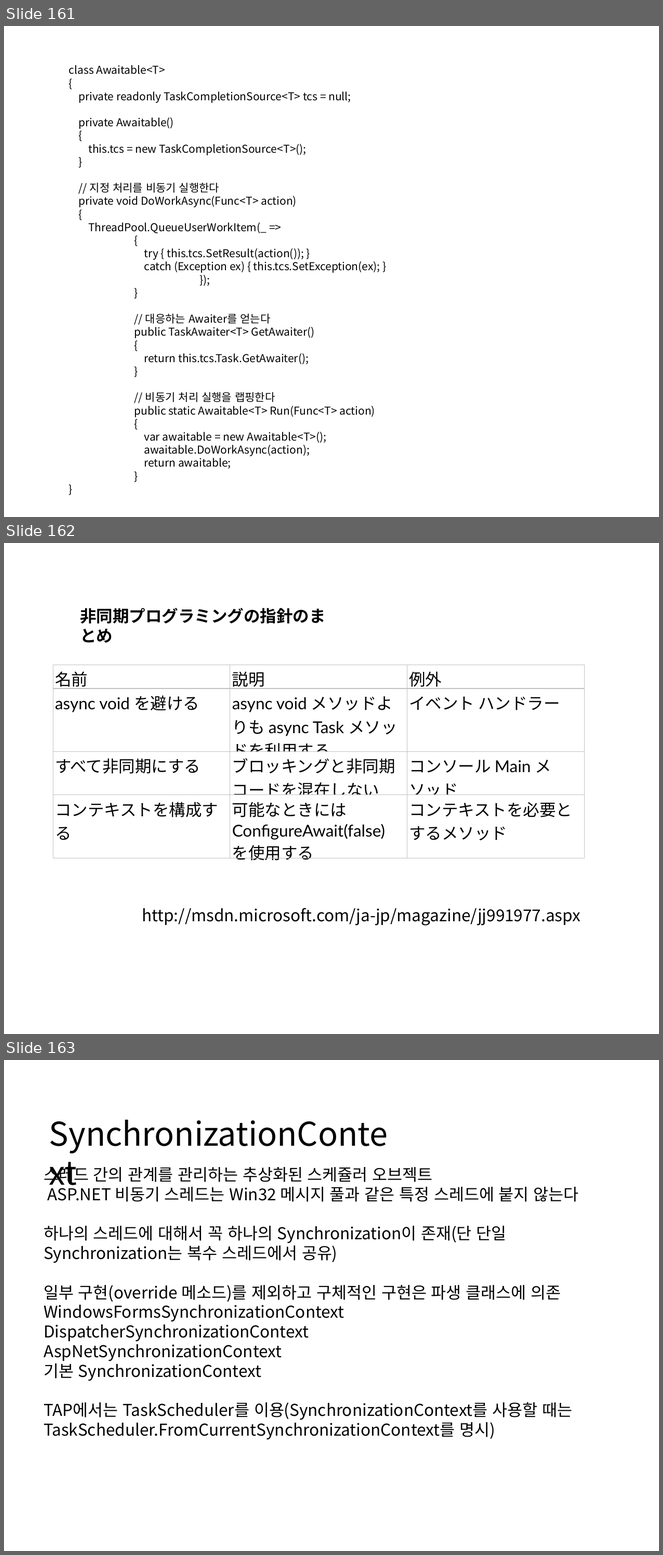
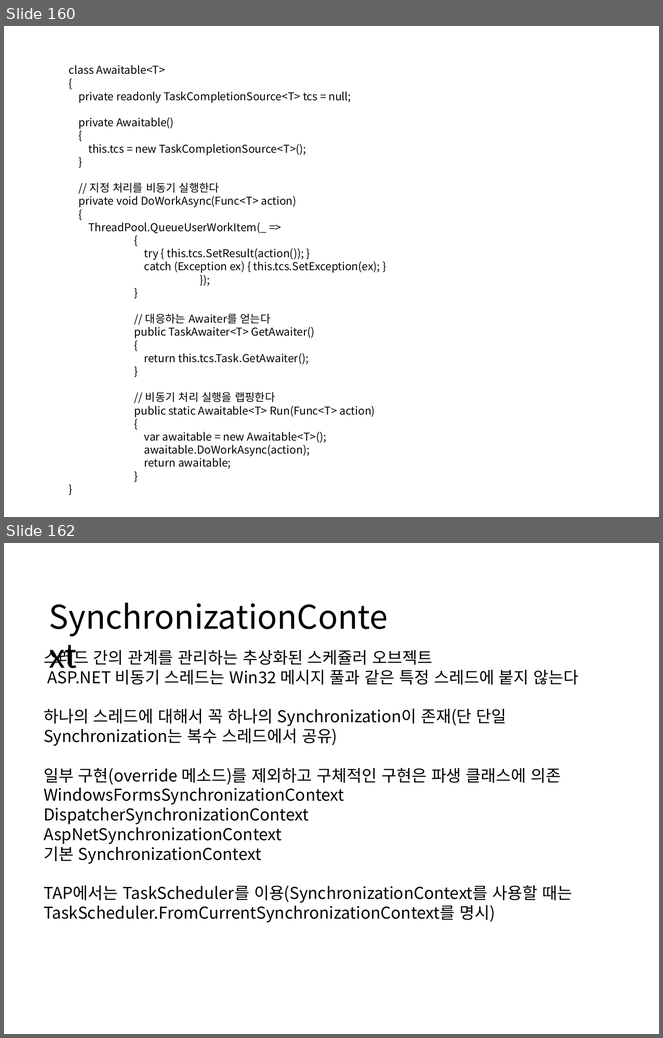
Before and after one commit to cuongdodinh/CSharp-Beginners-Guide, a slide deck: 닷넷 병렬 프로그래밍의 모든 것.pptx. Shown one above the other, each under a label of ours: slides 161, 162 and 163 before the commit, slides 160 and 162 after it; the slides between them are not shown. The pictures are 663x1555 and 663x1038 pixels, drawn with LibreOffice and Linux fonts; fonts in the diff are those of the drawing. Boxes give left, top, right and bottom in pixels: in the first picture for what was removed or moved away, otherwise in the second. Text is boxed around its words. In the diff, an @@ line names an element or a change of style, - is before the commit and + after.

```diff
--- a/닷넷 병렬 프로그래밍의 모든 것.pptx
+++ b/닷넷 병렬 프로그래밍의 모든 것.pptx
@@ slide 162 removed at (4,543,659,1034), background #FFFFFF @@
@@ text removed at (80,608,325,643) @@
-非同期プログラミングの指針のまとめ
@@ table removed at (53,665,584,863), 4 rows, 3 columns @@
-名前 | 説明 | 例外
-async void を避ける | async void メソッドよりも async Task メソッドを利用する | イベント ハンドラー
-すべて非同期にする | ブロッキングと非同期コードを混在しない | コンソール Main メソッド
-コンテキストを構成する | 可能なときには ConfigureAwait(false) を使用する | コンテキストを必要とするメソッド
@@ text removed at (142,908,581,926) @@
-http://msdn.microsoft.com/ja-jp/magazine/jj991977.aspx
@@ what was slide 161 is now slide 160 @@
@@ what was slide 163 is now slide 162 @@
```
Also in this commit, not shown: 4 slides changed, 3 slides added, 3 other slides removed, 2 other files.
